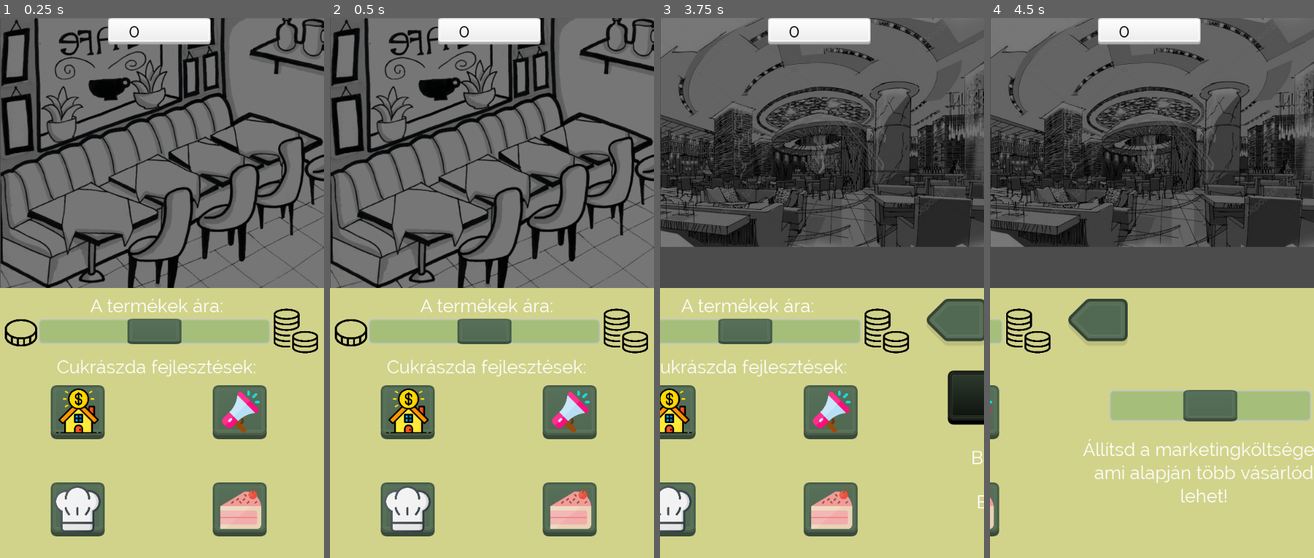
Above: before the commit, frames 1-4 (left to right).
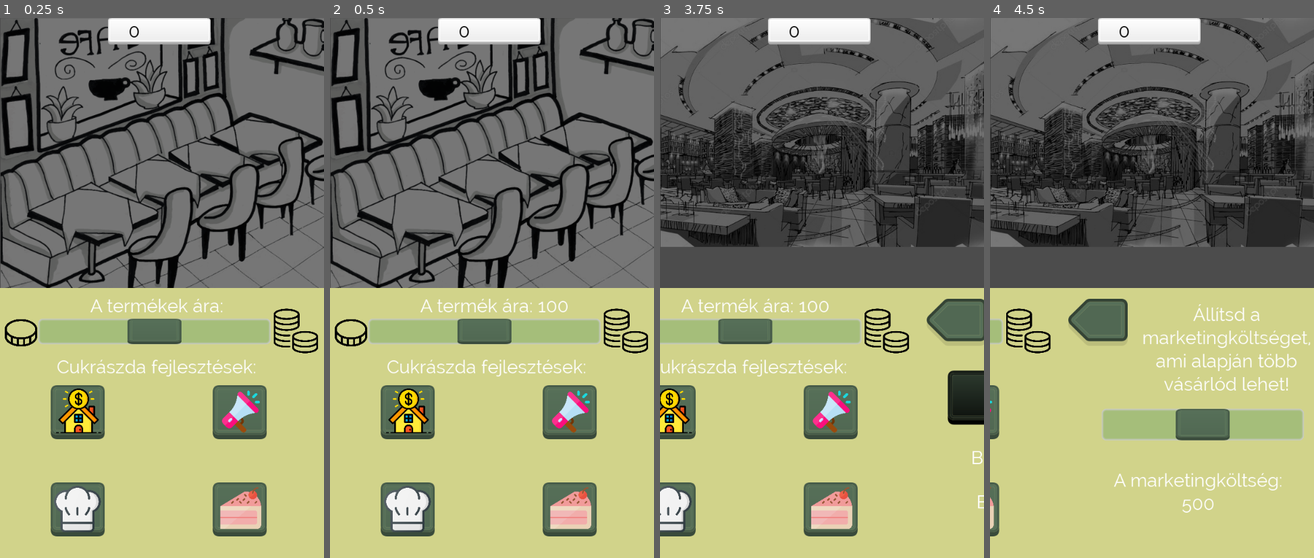
Above: after the commit, the same moments.

Repository: Balint197/BankToTheFuture2021
Game: Godot game, scene res://UI.tscn
Same seed, same stepped clock (60 frames per second), same inputs: the game is played once before the commit and once after it.
Inputs (mouse positions are in pixels of both pictures, inside the frame that each line leads up to):
- Up to frame 1 (0.25 s): no input
- Up to frame 2 (0.5 s): no input
- Up to frame 3 (3.75 s): click (737, 412) at 0.5 s; click (711, 396) at 1.25 s; click (799, 396) at 2 s; click (880, 396) at 2.75 s; click (705, 320) at 3.5 s
- Up to frame 4 (4.5 s): click (1229, 412) at 4.25 s

Frame 1 is identical in both runs. In frame 2, 0.2% of the frame differs, in the area x 51-74%, y 52-55%; in frame 3, 0.2%; in frame 4, 7.9%, in the area x 28-100%, y 53-92%.

Commit message:
UI final

Diff:
--- a/Customer.gd
+++ b/Customer.gd
@@ -37,7 +37,7 @@
 var CUSTOMER_0 = {
 	'q_min': 1,
 	'q_max': 4,
-	'p_0': 66,
+	'p_0': 20,
 	'satisfaction': 1
 }
 var CUSTOMER_1 = {
--- a/UI.tscn
+++ b/UI.tscn
@@ -128,13 +128,16 @@
 scale = Vector2( 0.117584, 0.117584 )
 texture = ExtResource( 25 )
 
-[node name="Label" type="Label" parent="ColorRect/HScrollBar"]
+[node name="termekar" type="Label" parent="ColorRect/HScrollBar"]
 margin_left = 95.9406
 margin_top = -44.188
 margin_right = 343.941
 margin_bottom = -4.18805
 custom_fonts/font = ExtResource( 8 )
 text = "A termékek ára:"
+__meta__ = {
+"_edit_use_anchors_": false
+}
 
 [node name="Label2" type="Label" parent="ColorRect"]
 margin_left = 105.079
@@ -247,6 +250,7 @@
 }
 
 [node name="rent" type="Tabs" parent="ColorRect/scrollingContainer/TabContainer"]
+visible = false
 anchor_right = 1.0
 anchor_bottom = 1.0
 scrolling_enabled = false
@@ -318,7 +322,6 @@
 }
 
 [node name="marketing" type="Tabs" parent="ColorRect/scrollingContainer/TabContainer"]
-visible = false
 anchor_right = 1.0
 anchor_bottom = 1.0
 scrolling_enabled = false
@@ -327,10 +330,10 @@
 }
 
 [node name="marketingLabel" type="Label" parent="ColorRect/scrollingContainer/TabContainer/marketing"]
-margin_left = 23.2363
-margin_top = 279.0
-margin_right = 524.236
-margin_bottom = 465.0
+margin_left = 126.0
+margin_top = 29.0
+margin_right = 505.0
+margin_bottom = 215.0
 custom_fonts/font = ExtResource( 8 )
 text = "Állítsd a marketingköltséget, ami alapján több vásárlód lehet!"
 align = 1
@@ -339,11 +342,24 @@
 "_edit_use_anchors_": false
 }
 
+[node name="marketingar" type="Label" parent="ColorRect/scrollingContainer/TabContainer/marketing"]
+margin_left = 73.0
+margin_top = 336.0
+margin_right = 452.0
+margin_bottom = 426.0
+custom_fonts/font = ExtResource( 8 )
+text = "ar"
+align = 1
+autowrap = true
+__meta__ = {
+"_edit_use_anchors_": false
+}
+
 [node name="marketingSlider" type="HScrollBar" parent="ColorRect/scrollingContainer/TabContainer/marketing"]
-margin_left = 98.2427
-margin_top = 188.77
-margin_right = 472.243
-margin_bottom = 246.77
+margin_left = 84.2427
+margin_top = 223.77
+margin_right = 458.243
+margin_bottom = 281.77
 custom_styles/grabber_highlight = ExtResource( 15 )
 custom_styles/grabber = ExtResource( 14 )
 custom_styles/scroll = ExtResource( 13 )
@@ -485,10 +501,10 @@
 }
 
 [node name="Label4" type="Label" parent="ColorRect/scrollingContainer/TabContainer/ingredient"]
-margin_left = 50.4898
-margin_top = 410.205
-margin_right = 509.49
-margin_bottom = 493.205
+margin_left = 73.4898
+margin_top = 19.205
+margin_right = 532.49
+margin_bottom = 102.205
 custom_fonts/font = ExtResource( 8 )
 text = "Használj minőségibb alapanyagokat!"
 align = 1
@@ -497,12 +513,25 @@
 "_edit_use_anchors_": false
 }
 
+[node name="osszalap" type="Label" parent="ColorRect/scrollingContainer/TabContainer/ingredient"]
+margin_left = 23.4898
+margin_top = 389.205
+margin_right = 482.49
+margin_bottom = 472.205
+custom_fonts/font = ExtResource( 8 )
+text = "ár"
+align = 1
+autowrap = true
+__meta__ = {
+"_edit_use_anchors_": false
+}
+
 [node name="GridContainer" type="GridContainer" parent="ColorRect/scrollingContainer/TabContainer/ingredient"]
-margin_left = 96.8167
-margin_top = 109.133
-margin_right = 498.817
-margin_bottom = 443.133
-custom_constants/vseparation = 90
+margin_left = 77.0
+margin_top = 117.0
+margin_right = 479.0
+margin_bottom = 416.0
+custom_constants/vseparation = 70
 custom_constants/hseparation = 150
 columns = 2
 __meta__ = {
@@ -536,9 +565,9 @@
 
 [node name="ingredient3" type="TextureButton" parent="ColorRect/scrollingContainer/TabContainer/ingredient/GridContainer"]
 modulate = Color( 0.341176, 0.439216, 0.34902, 1 )
-margin_top = 190.0
-margin_right = 100.0
-margin_bottom = 290.0
+margin_top = 170.0
+margin_right = 100.0
+margin_bottom = 270.0
 toggle_mode = true
 texture_normal = ExtResource( 11 )
 texture_pressed = ExtResource( 12 )
@@ -550,9 +579,9 @@
 [node name="ingredient4" type="TextureButton" parent="ColorRect/scrollingContainer/TabContainer/ingredient/GridContainer"]
 modulate = Color( 0.341176, 0.439216, 0.34902, 1 )
 margin_left = 250.0
-margin_top = 190.0
+margin_top = 170.0
 margin_right = 350.0
-margin_bottom = 290.0
+margin_bottom = 270.0
 toggle_mode = true
 texture_normal = ExtResource( 11 )
 texture_pressed = ExtResource( 12 )
@@ -562,7 +591,7 @@
 }
 
 [node name="cake" type="Sprite" parent="ColorRect/scrollingContainer/TabContainer/ingredient/GridContainer"]
-position = Vector2( 47.9704, 231.743 )
+position = Vector2( 51.9702, 218.743 )
 scale = Vector2( 0.135872, 0.135872 )
 texture = ExtResource( 18 )
 
@@ -577,7 +606,7 @@
 texture = ExtResource( 17 )
 
 [node name="expensive" type="Sprite" parent="ColorRect/scrollingContainer/TabContainer/ingredient/GridContainer"]
-position = Vector2( 300.095, 237.979 )
+position = Vector2( 300.095, 221.979 )
 scale = Vector2( 0.154342, 0.154342 )
 texture = ExtResource( 19 )
 
--- a/controller.gd
+++ b/controller.gd
@@ -18,6 +18,9 @@
 onready var uiInterface = get_tree().get_root().get_node("UI/ColorRect")
 onready var marketingSlider = get_tree().get_root().get_node("UI/ColorRect/scrollingContainer/TabContainer/marketing/marketingSlider")
 onready var rentPriceText = get_tree().get_root().get_node("UI/ColorRect/scrollingContainer/TabContainer/rent/Label2")
+onready var termekar =  get_tree().get_root().get_node("UI/ColorRect/HScrollBar/termekar")
+onready var osszalap =  get_tree().get_root().get_node("UI/ColorRect/scrollingContainer/TabContainer/ingredient/osszalap")
+onready var marketingAr =  get_tree().get_root().get_node("UI/ColorRect/scrollingContainer/TabContainer/marketing/marketingar")
 
 onready var dayTimer = get_tree().get_root().get_node("UI/controller/DayTimer")
 #---------------------------END OF ACCESSING NODES-----------------------------------------------------------#
@@ -220,6 +223,9 @@
 			customerStateMachine()
 			money.text = String(myBuffet.overallIncome)
 			rentPriceText.text = String("Büfé bérleti díja: " + String(myBuffet.getPrice('rent')))
+			termekar.text = "A termék ára: " + String(myBuffet.currentPrice)
+			osszalap.text = "A kiválaszott hozzávalók ára: " + String(myBuffet.getPrice("material")*RAW_MATERIAL_PRICE)
+			marketingAr.text = "A marketingköltség: " + String(myBuffet.getPrice("marketing"))
 
 			if isDayElapsed:
 				nextState = DAY_ELAPSED
Not shown: 1 places in UI.tscn that only renumber resources
